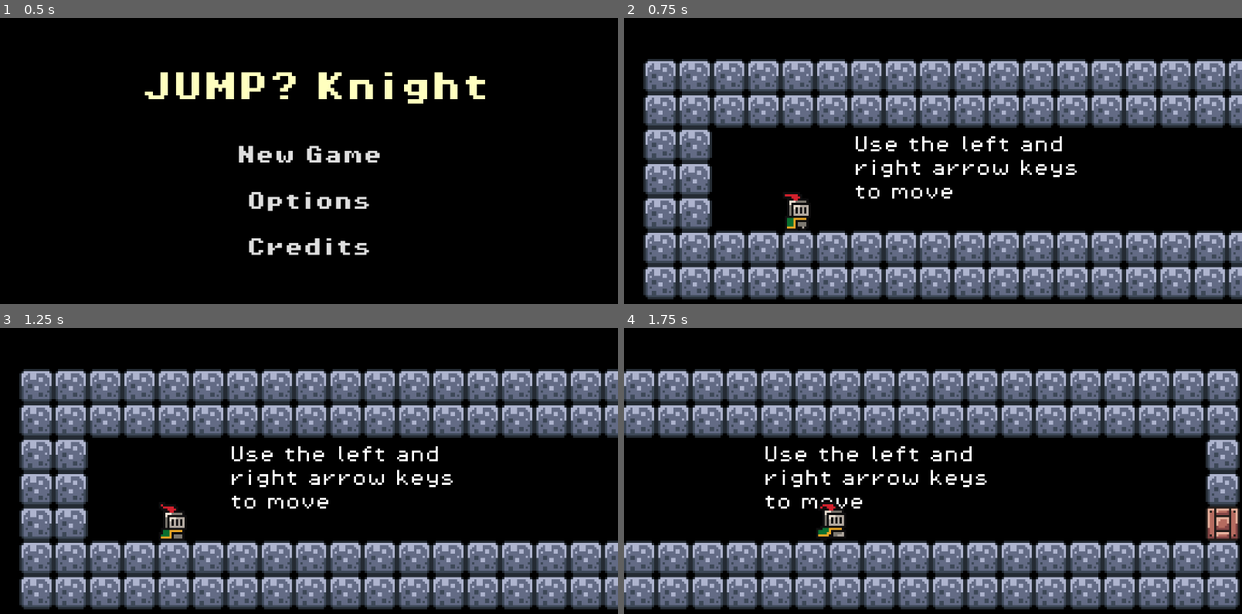
Above: before the commit, frames 1-4 (two rows, left to right).
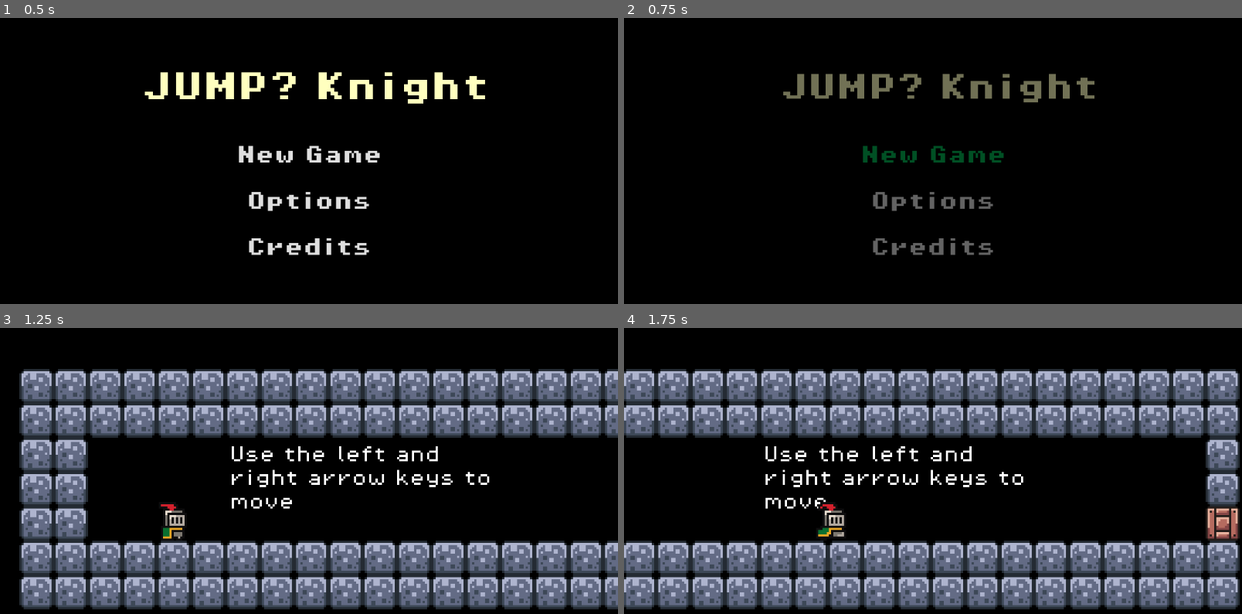
Above: after the commit, the same moments.

Repository: Surihix/jumpknight
Game: Godot game, scene res://data/zone/main_menu.tscn
Two runs of this game, one before a commit and one after it. Both use one fixed random seed, a clock stepped at 60 frames per second and the inputs below.
Inputs (mouse positions are in pixels of both pictures, inside the frame that each line leads up to):
- Up to frame 1 (0.5 s): no input
- Up to frame 2 (0.75 s): click "New Game" at 0.5 s
- Up to frame 3 (1.25 s): no input
- Up to frame 4 (1.75 s): move the mouse to (1068, 468) at 1.27 s; hold Right (move_right) from 1.28 s (still down); hold Space (jump) from 1.28 s (still down)

Frame 1 is identical in both runs. In frame 2, 51% of the frame differs, in the area x 3-100%, y 14-99%; in frame 3, 0.6%; in frame 4, 0.4%.

Commit message:
added localisation

Diff:
--- a/data/script/zone/main_menu.gd
+++ b/data/script/zone/main_menu.gd
@@ -49,7 +49,7 @@
 
 func _on_new_game_button_pressed():
 	AudioManager.playSelectSound()
-	get_tree().change_scene_to_file("res://data/zone/stage_1.tscn")
+	ZoneTransition.changeSceneByTransition("res://data/zone/stage_1.tscn")
 
 func _on_options_button_mouse_entered():
 	if !options_button.disabled:
--- a/data/script/zone/stage_1.gd
+++ b/data/script/zone/stage_1.gd
@@ -2,6 +2,7 @@
 
 @onready var instructions_label = $InstructionsLabel
 const PIXEL_OPERATOR_8 = preload("res://data/ui/font/PixelOperator8.ttf")
+const LANA_PIXEL = preload("res://data/ui/font/LanaPixel.ttf")
 
 func _ready():
 	instructions_label.text = tr("$tutorial_1")
@@ -22,5 +23,7 @@
 	match TranslationServer.get_locale():
 		"en":
 			instructions_label.add_theme_font_override("font", PIXEL_OPERATOR_8)
+			instructions_label.add_theme_font_size_override("font_size", 8)
 		"ja":
-			instructions_label.remove_theme_font_override("font")
+			instructions_label.add_theme_font_override("font", LANA_PIXEL)
+			instructions_label.add_theme_font_size_override("font_size", 11)
--- a/data/script/zone/stage_2.gd
+++ b/data/script/zone/stage_2.gd
@@ -5,11 +5,15 @@
 @onready var ability_msg_label_2 = $AbilityMessage/AbilityMsgLabel2
 @onready var exit_msg_label = $ExitMessage/ExitMsgLabel
 
+const PIXEL_OPERATOR_8 = preload("res://data/ui/font/PixelOperator8.ttf")
+const LANA_PIXEL = preload("res://data/ui/font/LanaPixel.ttf")
+
 func _ready():
 	coin_msg_label.text = tr("$tutorial_2_1")
 	ability_msg_label.text = tr("$tutorial_2_2")
 	ability_msg_label_2.text = tr("$tutorial_2_3")
 	exit_msg_label.text = tr("$tutorial_2_4")
+	adjustStageLabel()
 	GameManager.currentStage = 2
 	GameManager.canMove = true
 
@@ -21,4 +25,28 @@
 
 
 func adjustStageLabel():
-	pass
+	match TranslationServer.get_locale():
+		"en":
+			coin_msg_label.add_theme_font_override("font", PIXEL_OPERATOR_8)
+			coin_msg_label.add_theme_font_size_override("font_size", 8)
+
+			ability_msg_label.add_theme_font_override("font", PIXEL_OPERATOR_8)
+			ability_msg_label.add_theme_font_size_override("font_size", 8)
+
+			ability_msg_label_2.add_theme_font_override("font", PIXEL_OPERATOR_8)
+			ability_msg_label_2.add_theme_font_size_override("font_size", 8)
+
+			exit_msg_label.add_theme_font_override("font", PIXEL_OPERATOR_8)
+			exit_msg_label.add_theme_font_size_override("font_size", 8)
+		"ja":
+			coin_msg_label.add_theme_font_override("font", LANA_PIXEL)
+			coin_msg_label.add_theme_font_size_override("font_size", 11)
+
+			ability_msg_label.add_theme_font_override("font", LANA_PIXEL)
+			ability_msg_label.add_theme_font_size_override("font_size", 11)
+
+			ability_msg_label_2.add_theme_font_override("font", LANA_PIXEL)
+			ability_msg_label_2.add_theme_font_size_override("font_size", 11)
+
+			exit_msg_label.add_theme_font_override("font", LANA_PIXEL)
+			exit_msg_label.add_theme_font_size_override("font_size", 11)
--- a/data/script/zone/stage_3.gd
+++ b/data/script/zone/stage_3.gd
@@ -11,4 +11,5 @@
 	GameManager.coinsCollectedInPrevStages = GameManager.coinsCollected
 	GameManager.canMove = false
 	AudioManager.isTrackSet = false
-	get_tree().call_deferred("change_scene_to_file", "res://data/zone/stage_4.tscn")
+	ZoneTransition.changeSceneByTransition("res://data/zone/stage_4.tscn")
+	#get_tree().call_deferred("change_scene_to_file", "res://data/zone/stage_4.tscn")
--- a/data/script/zone/stage_4.gd
+++ b/data/script/zone/stage_4.gd
@@ -16,4 +16,5 @@
 	GameManager.coinsCollectedInPrevStages = GameManager.coinsCollected
 	GameManager.canMove = false
 	AudioManager.isTrackSet = false
-	get_tree().call_deferred("change_scene_to_file", "res://data/zone/stage_5.tscn")
+	ZoneTransition.changeSceneByTransition("res://data/zone/stage_5.tscn")
+	#get_tree().call_deferred("change_scene_to_file", "res://data/zone/stage_5.tscn")
--- /dev/null
+++ b/data/script/zone_transition.gd
@@ -0,0 +1,7 @@
+extends CanvasLayer
+
+func changeSceneByTransition(sceneName):
+	$AnimationPlayer.play("zone_fade")
+	await $AnimationPlayer.animation_finished
+	get_tree().call_deferred("change_scene_to_file", sceneName)
+	$AnimationPlayer.play_backwards("zone_fade")
--- a/data/text/game.csv
+++ b/data/text/game.csv
@@ -1,11 +1,11 @@
-keys,en,ja,hi
-$tutorial_1,Use the left and right arrow keys to move,「左」と「右」の矢印キーを使って移動します,DUMMY
-$tutorial_2_1,Coin - pickup,コイン,DUMMY
-$tutorial_2_2,Ability - pickup,能力,DUMMY
-$tutorial_2_3,Collect to 'evolve' your 'ability',このピックアップを集めると「能力」が「進化」します,DUMMY
-$tutorial_2_4,Near an exit platform,出口プラットフォーム,DUMMY
-$abi_jump,You have gained the ability to JUMP[p]Press SPACE key to JUMP[/p],ジャンプする能力を獲得しました[p]ジャンプするには「スペース」キーを押してください[/p],DUMMY
-$abi_jump_double,JUMP ability 'evolved' to double jump[p]Press SPACE key two times in the Air[/p],「ジャンプ」能力はダブルジャンプに進化しました[p]空中にいるときに「スペース」キーを2回押してください[/p],DUMMY
-$abi_float,Double Jump 'evolved' to FLOAT[p]Hold SPACE key to float in the Air[/p],「ダブルジャンプ」能力がフロートに進化しました[p]「スペース」キーを押したままにすると空中に浮かびます[/p],DUMMY
-$endMsg,You have fully evolved the knight!,騎士を完全に進化させました！,DUMMY
-$coinCollected,Coins Collected:,集めた「コイン」：,DUMMY
+keys,en,ja
+$tutorial_1,Use the left and right arrow keys to move,「左」と「右」の矢印キーを使って移動します
+$tutorial_2_1,Coin - pickup,コイン
+$tutorial_2_2,Ability - pickup,能力
+$tutorial_2_3,Collect to 'evolve' your 'ability',このピックアップを集めると「能力」が「進化」します
+$tutorial_2_4,Near an exit platform,出口プラットフォーム
+$abi_jump,You have gained the ability to JUMP[p]Press SPACE key to JUMP[/p],ジャンプする能力を獲得しました[p]ジャンプするには「スペース」キーを押してください[/p]
+$abi_jump_double,JUMP ability 'evolved' to double jump[p]Press SPACE key two times in the Air[/p],「ジャンプ」能力はダブルジャンプに進化しました[p]空中にいるときに「スペース」キーを2回押してください[/p]
+$abi_float,Double Jump 'evolved' to FLOAT[p]Hold SPACE key to float in the Air[/p],「ダブルジャンプ」能力がフロートに進化しました[p]「スペース」キーを押したままにすると空中に浮かびます[/p]
+$endMsg,You have fully evolved the knight!,騎士を完全に進化させました！
+$coinCollected,Coins Collected:,集めた「コイン」：
--- a/data/text/menu.csv
+++ b/data/text/menu.csv
@@ -1,11 +1,11 @@
-keys,en,ja,hi
-$menu_1,New Game,NEW GAME,NEW GAME
-$menu_2,Options,オプション,ऑप्शंस
-$menu_2_1,SFX Volume:,SFX ボリューム:,एसएफएक्स वॉल्यूम:
-$menu_2_2,Music Volume:,音楽 ボリューム:,म्यूजिक वॉल्यूम:
-$menu_2_3,Language:,言語:,भाषा:
-$menu_3,Credits,クレジット,क्रेडिट्स
-$menu_3_1,Music :  Eric Matyas - (www.soundimage.org),音楽 : エリック・マティアス - (www.soundimage.org),म्यूजिक : एरिक मत्यास - (www.soundimage.org)
-$menu_3_2,Art and SFX : Brackeys and Surihix,アートとSFX: ブラッキーズ と スリヒックス,आर्ट और एसएफएक्स : ब्रैकिस और सुरिहिक्स
-$menu_3_3,Game Programming : Surihix,ゲームプログラミング: スリヒックス,गेम प्रोग्रामिंग : सुरिहिक्स
-$menu_back,Back,戻る,बैक
+keys,en,ja
+$menu_1,New Game,NEW GAME
+$menu_2,Options,オプション
+$menu_2_1,SFX Volume:,SFX ボリューム:
+$menu_2_2,Music Volume:,音楽 ボリューム:
+$menu_2_3,Language:,言語:
+$menu_3,Credits,クレジット
+$menu_3_1,Music :  Eric Matyas - (www.soundimage.org),音楽 : エリック・マティアス - (www.soundimage.org)
+$menu_3_2,Art and SFX : Brackeys and Surihix,アートとSFX: ブラッキーズ と スリヒックス
+$menu_3_3,Game Programming : Surihix,ゲームプログラミング: スリヒックス
+$menu_back,Back,戻る
--- /dev/null
+++ b/data/ui/zone_transition.tscn
@@ -0,0 +1,58 @@
+[gd_scene load_steps=5 format=3 uid="uid://dyvgsrkj5jio2"]
+
+[ext_resource type="Script" path="res://data/script/zone_transition.gd" id="1_x70qk"]
+
+[sub_resource type="Animation" id="Animation_aqclh"]
+resource_name = "zone_fade"
+length = 0.3
+tracks/0/type = "value"
+tracks/0/imported = false
+tracks/0/enabled = true
+tracks/0/path = NodePath("ColorRect:modulate")
+tracks/0/interp = 1
+tracks/0/loop_wrap = true
+tracks/0/keys = {
+"times": PackedFloat32Array(0, 0.3),
+"transitions": PackedFloat32Array(1, 1),
+"update": 0,
+"values": [Color(1, 1, 1, 0), Color(1, 1, 1, 1)]
+}
+
+[sub_resource type="Animation" id="Animation_11pp5"]
+length = 0.3
+tracks/0/type = "value"
+tracks/0/imported = false
+tracks/0/enabled = true
+tracks/0/path = NodePath("ColorRect:modulate")
+tracks/0/interp = 1
+tracks/0/loop_wrap = true
+tracks/0/keys = {
+"times": PackedFloat32Array(0),
+"transitions": PackedFloat32Array(1),
+"update": 0,
+"values": [Color(1, 1, 1, 0)]
+}
+
+[sub_resource type="AnimationLibrary" id="AnimationLibrary_hllxw"]
+_data = {
+"zone_fade": SubResource("Animation_aqclh"),
+"zone_fade_RESET": SubResource("Animation_11pp5")
+}
+
+[node name="zone_transition" type="CanvasLayer"]
+script = ExtResource("1_x70qk")
+
+[node name="ColorRect" type="ColorRect" parent="."]
+modulate = Color(1, 1, 1, 0)
+anchors_preset = 15
+anchor_right = 1.0
+anchor_bottom = 1.0
+grow_horizontal = 2
+grow_vertical = 2
+mouse_filter = 2
+color = Color(0, 0, 0, 1)
+
+[node name="AnimationPlayer" type="AnimationPlayer" parent="."]
+libraries = {
+"": SubResource("AnimationLibrary_hllxw")
+}
--- a/data/zone/stage_1.tscn
+++ b/data/zone/stage_1.tscn
@@ -156,7 +156,7 @@
 [node name="InstructionsLabel" type="Label" parent="."]
 offset_left = -48.0
 offset_top = -28.0
-offset_right = 65.0
+offset_right = 83.0
 offset_bottom = 2.0
 theme_override_fonts/font = ExtResource("2_gxb8p")
 theme_override_font_sizes/font_size = 8
--- a/data/zone/test_stage.tscn
+++ /dev/null
@@ -1,10 +0,0 @@
-[gd_scene format=3 uid="uid://dlj4ytxaj3ejt"]
-
-[node name="test_stage" type="Node2D"]
-
-[node name="ColorRect" type="ColorRect" parent="."]
-offset_left = -159.0
-offset_top = -101.0
-offset_right = 187.0
-offset_bottom = 78.0
-color = Color(0, 0, 0, 1)
--- a/project.godot
+++ b/project.godot
@@ -23,6 +23,7 @@
 
 GameManager="*res://data/script/game_manager.gd"
 AudioManager="*res://data/sound/audio_manager.tscn"
+ZoneTransition="*res://data/ui/zone_transition.tscn"
 
 [display]
 
Not shown, changed: data/text/game.csv.import
Not shown, changed: data/text/menu.csv.import
Binary file added: data/ui/font/LanaPixel.ttf
Not shown, added: data/ui/font/LanaPixel.ttf.import
Binary file removed: data/ui/font/NotoSans-VariableFont_wdth,wght.ttf
Not shown, removed: data/ui/font/NotoSans-VariableFont_wdth,wght.ttf.import
Not shown, added: data/zone/sprite/wor5F6.tmp
